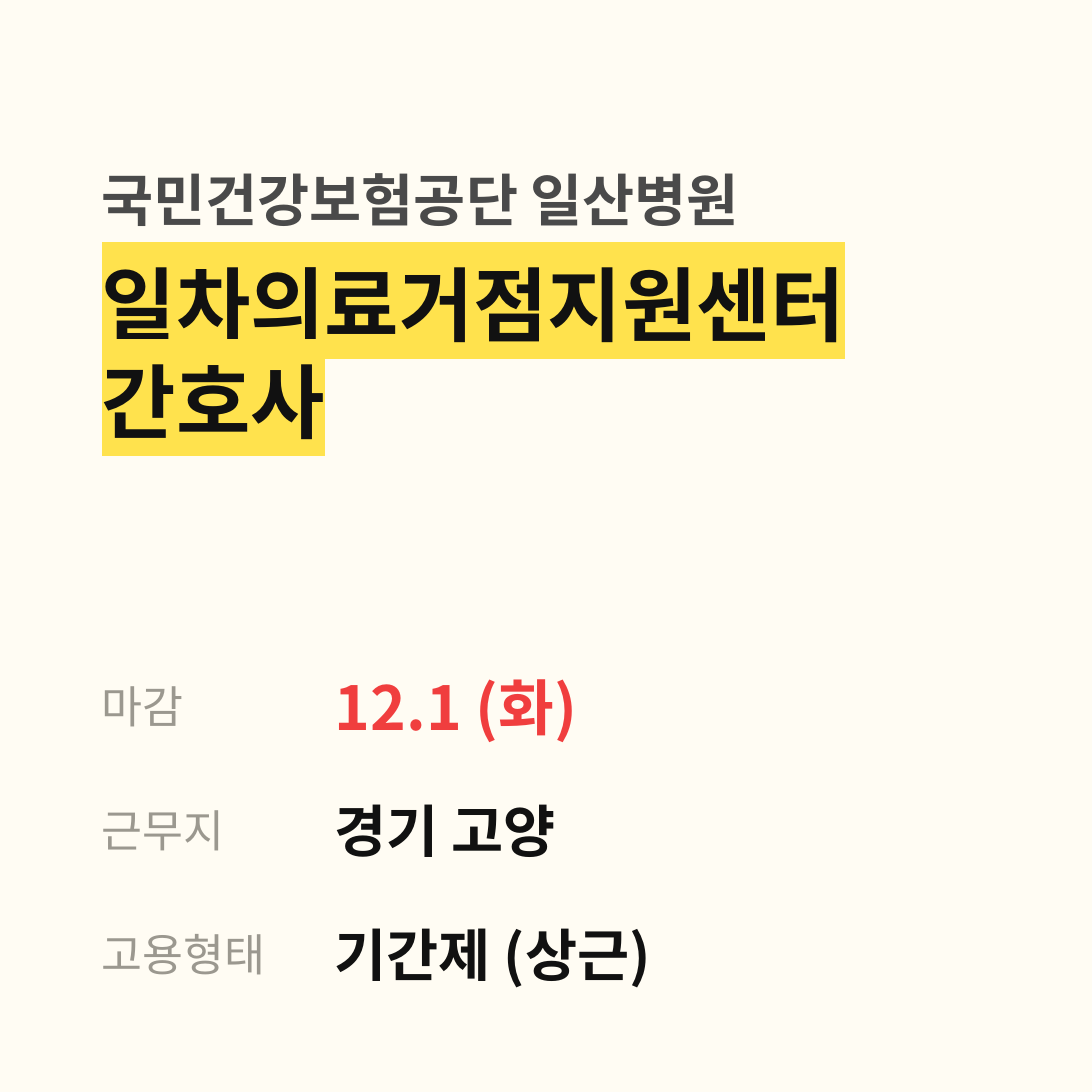
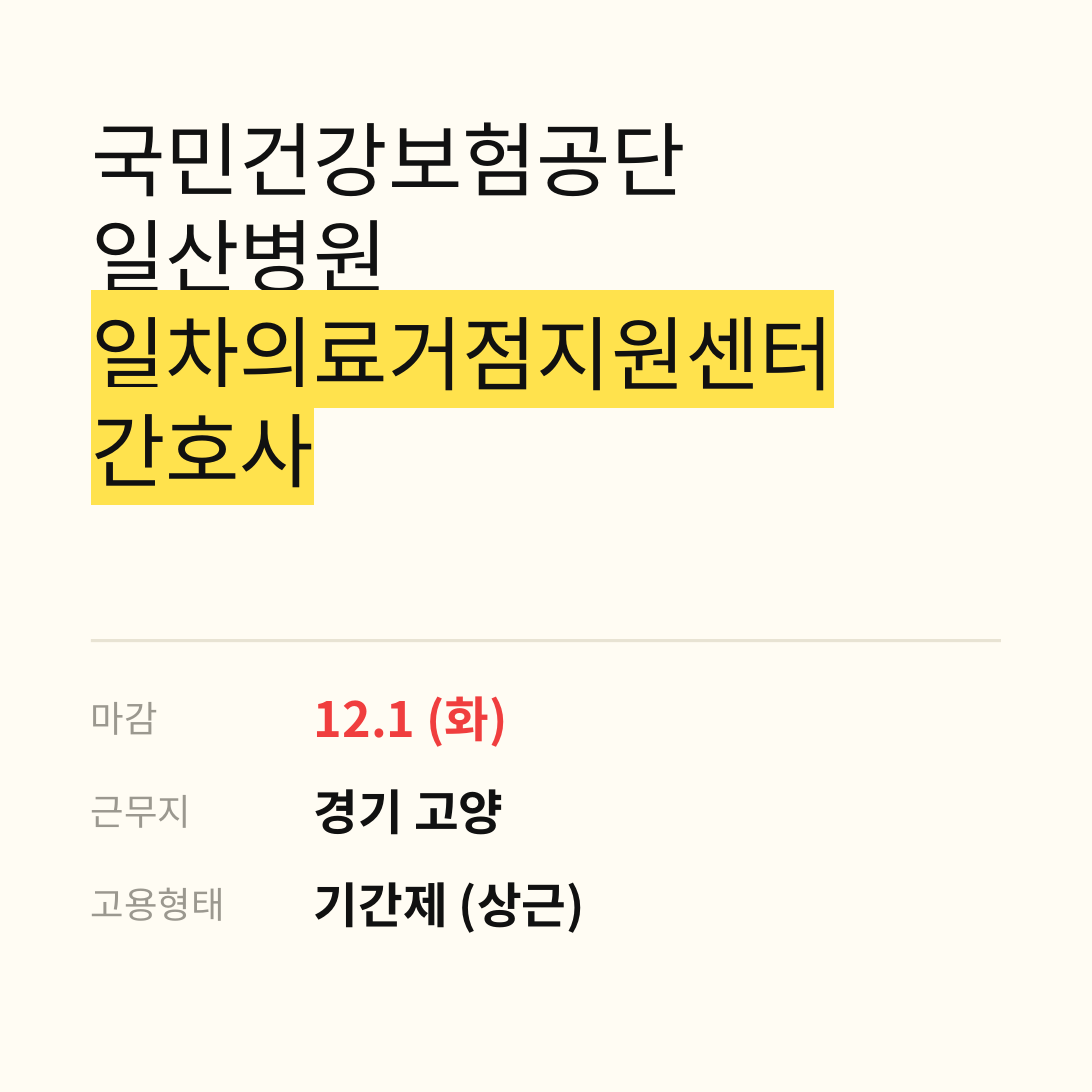
Before and after one commit to a55796196-sudo/nurse_jobs, a slide deck: slide 4 of blog_images/2026-11-17_썸네일.pptx. Drawn at 1092x1092 pixels with LibreOffice and Linux fonts; fonts in the diff are those of the drawing. Boxes give left, top, right and bottom in pixels: in the first picture for what was removed or moved away, otherwise in the second. Text is boxed around its words. In the diff, an @@ line names an element or a change of style, - is before the commit and + after.

```diff
--- a/blog_images/2026-11-17_썸네일.pptx
+++ b/blog_images/2026-11-17_썸네일.pptx
@@ title "국민건강보험공단" at (91,122,834,488): vertical alignment bottom to top @@
@@ title at (91,122,834,488): text changed; size 28 to 40 pt; font Noto Sans CJK KR to Lato; text colour #4A4A4A to #111111; bold off @@
-국민건강보험공단 일산병원
+국민건강보험공단
+일산병원
+일차의료거점지원센터
+간호사
@@ title removed at (102,267,845,440) @@
-일차의료거점지원센터
-간호사
@@ line added from (90, 641) to (1002, 641), #E8E3D3 1.5 pt @@
@@ text "마감": place and size @@
-text "마감" at (102,686,184,727)
+text "마감" at (91,702,158,735)
@@ text "12.1 (화)": place and size @@
-text "12.1 (화)" at (335,679,578,742)
+text "12.1 (화)" at (314,696,507,747)
@@ text "12.1 (화)" at (314,696,507,747): size 30 to 24 pt; less space between paragraphs @@
@@ text "근무지": place and size @@
-text "근무지" at (102,810,225,851)
+text "근무지" at (91,795,191,828)
@@ text "경기 고양": place and size @@
-text "경기 고양" at (335,804,556,857)
+text "경기 고양" at (314,789,503,835)
@@ text "경기 고양" at (314,789,503,835): size 28 to 24 pt @@
@@ size 22 to 18 pt in 3 elements at (91,702,158,735), (91,795,191,828), (91,888,225,921) @@
@@ text "고용형태": place and size @@
-text "고용형태" at (102,934,265,975)
+text "고용형태" at (91,888,225,921)
@@ text "기간제 (상근)" at (314,882,585,933): size 28 to 24 pt @@
@@ text "기간제 (상근)": place and size @@
-text "기간제 (상근)" at (335,928,651,988)
+text "기간제 (상근)" at (314,882,585,933)
```
Also in this commit, not shown: 4 other slides changed, 5 other files.
